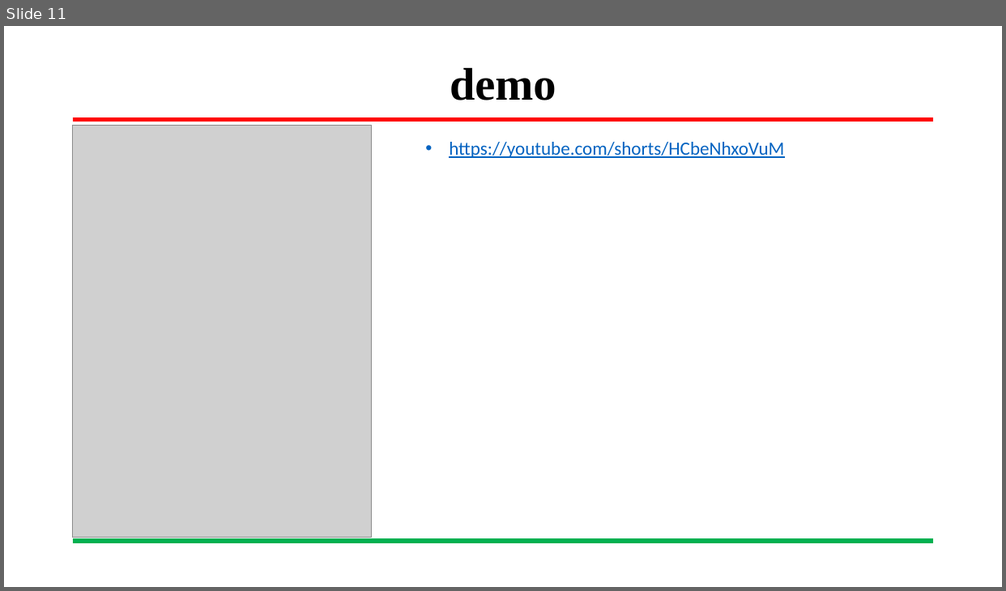
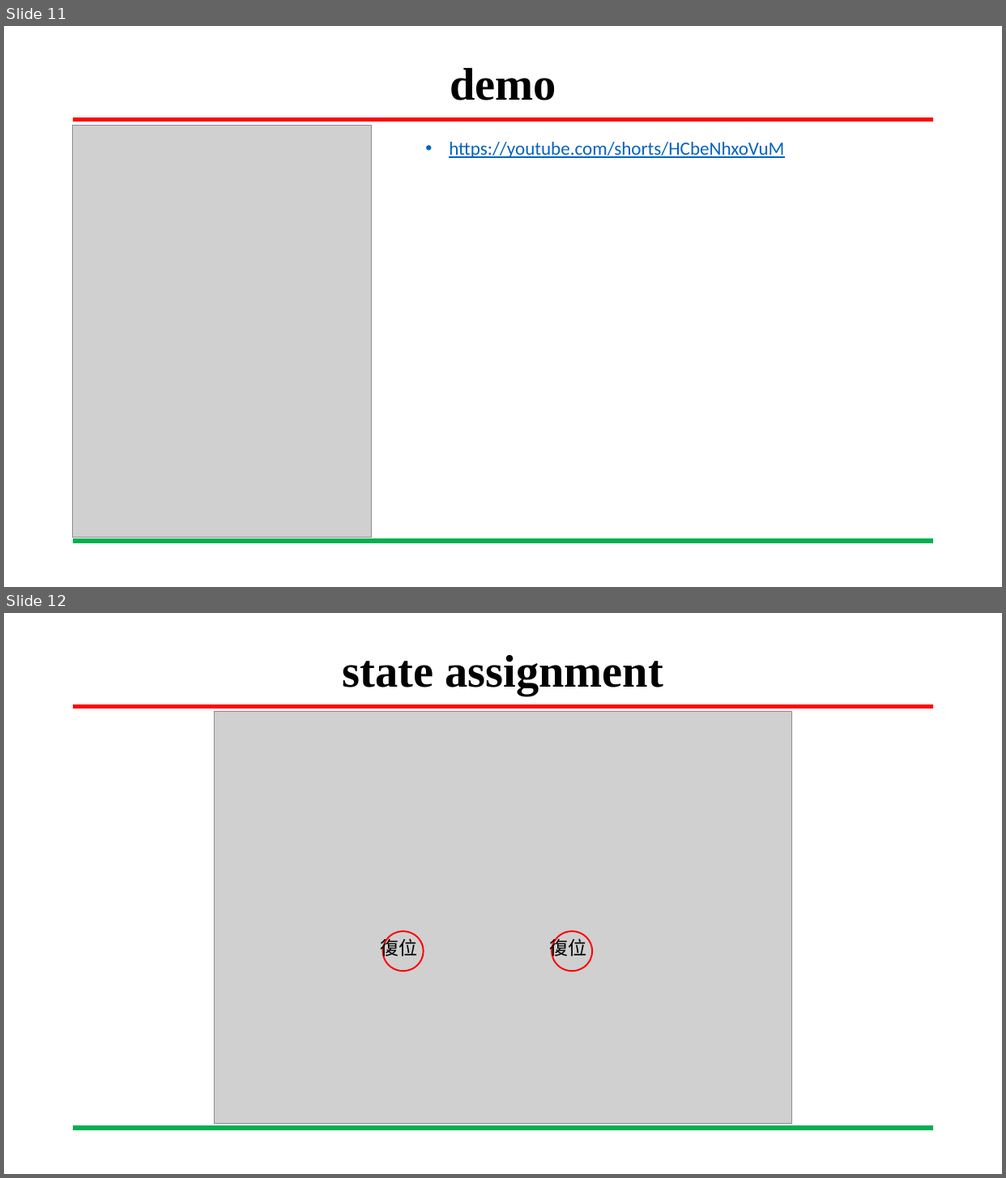
Before and after one commit to yihong92/FPGA, a slide deck: HW4/pingpong報告.pptx. Shown one above the other, each under a label of ours: slide 11 before the commit, slides 11 and 12 after it. The pictures are 1006x591 and 1006x1178 pixels, drawn with LibreOffice and Linux fonts; fonts in the diff are those of the drawing; grey boxes stand for pictures; background and template pictures are left out. Boxes give left, top, right and bottom in pixels: in the first picture for what was removed or moved away, otherwise in the second. Text is boxed around its words. In the diff, an @@ line names an element or a change of style, - is before the commit and + after.

```diff
--- a/HW4/pingpong報告.pptx
+++ b/HW4/pingpong報告.pptx
@@ slide 12 added at (4, 613, 1002, 1174), background #FFFFFF; not listed: 2 template elements that a slide beside it also shows @@
@@ title added at (342, 655, 663, 696), 44 pt, text #000000, bold @@
+state assignment
@@ picture added at (215, 711, 792, 1123) @@
@@ text added at (381, 936, 418, 960), 18 pt, text #000000 @@
+復位
@@ ellipse added at (383, 932, 424, 972), outline #FF0000 1.5 pt @@
@@ text added at (549, 936, 586, 960), 18 pt, text #000000 @@
+復位
@@ ellipse added at (552, 932, 592, 972), outline #FF0000 1.5 pt @@
```
Also in this commit, not shown: 1 slide changed, 1 other slide added, 1 other file.
